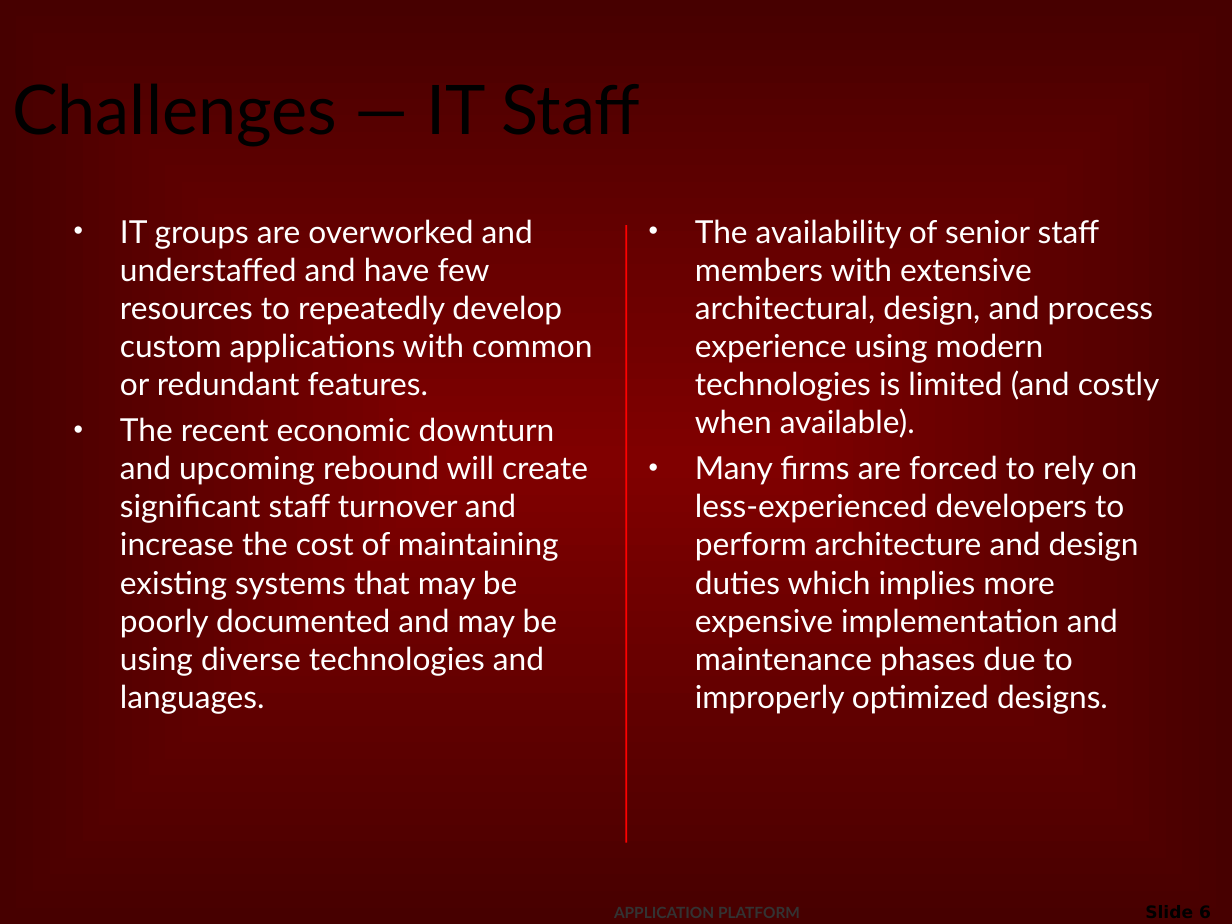
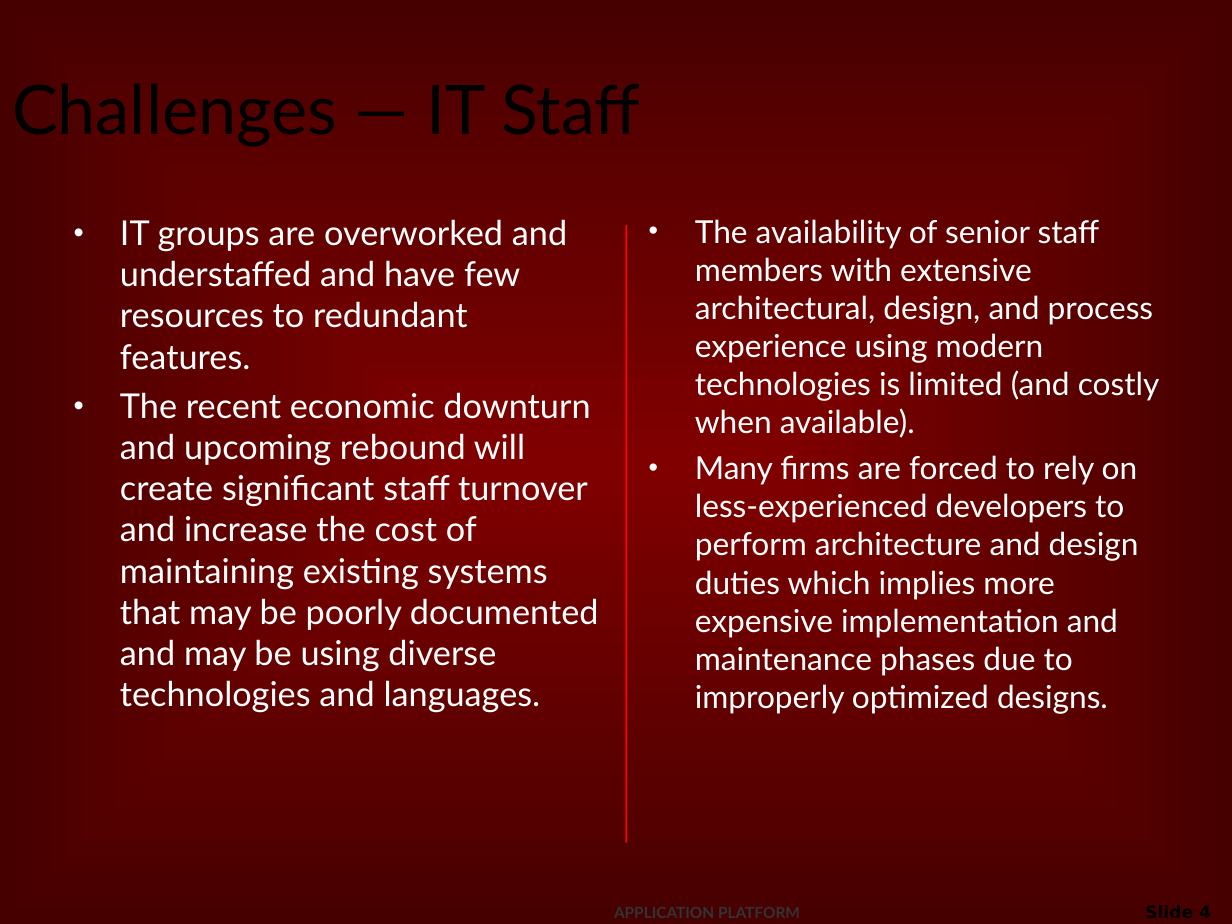
Before and after one commit to netspective/sparx-2001, a slide deck: slide 4 of Sparx/documentation/resources/documents/Introduction_to_Sparx_Business.ppt (slide 6 before the commit). Drawn at 1232x924 pixels with LibreOffice and Linux fonts; fonts in the diff are those of the drawing; background and template pictures are left out. Boxes give left, top, right and bottom in pixels: in the first picture for what was removed or moved away, otherwise in the second. Text is boxed around its words. In the diff, an @@ line names an element or a change of style, - is before the commit and + after.

```diff
--- a/Sparx/documentation/resources/documents/Introduction_to_Sparx_Business.ppt
+++ b/Sparx/documentation/resources/documents/Introduction_to_Sparx_Business.ppt
@@ text at (120,219,567,370): text changed; size 18.5 to 20 pt @@
-• IT groups are overworked and understaffed and have few resources to repeatedly develop custom applications with common or redundant features.
+• IT groups are overworked and understaffed and have few resources to redundant features.
@@ text at (120,392,599,712): size 18.5 to 20 pt in "The recent economic downturn and upcoming rebound ..." @@
@@ page number at (1027,896,1222,924): text changed @@
-Slide 6
+Slide 4
```
Also in this commit, not shown: 4 other slides changed, 5 slides added, 8 slides removed.
